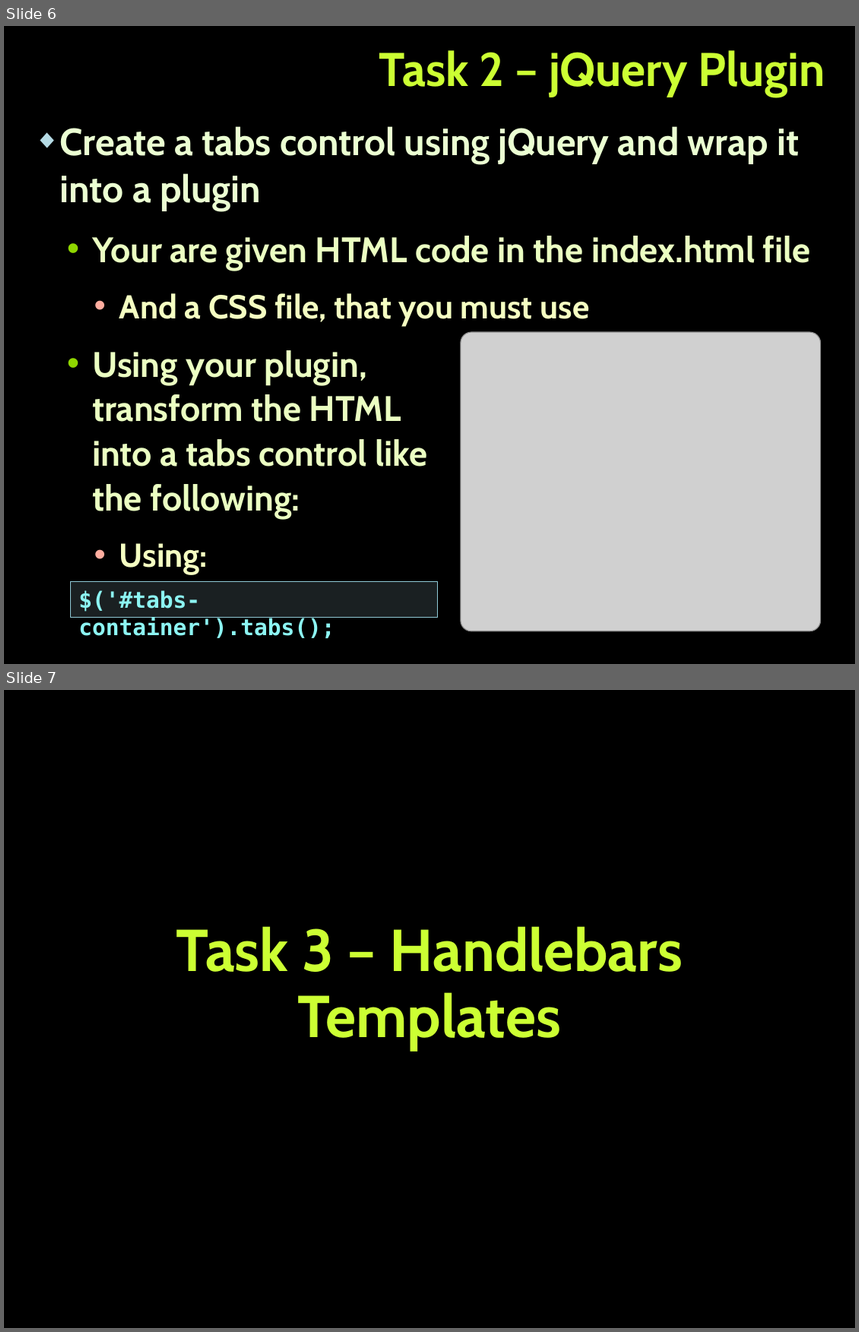
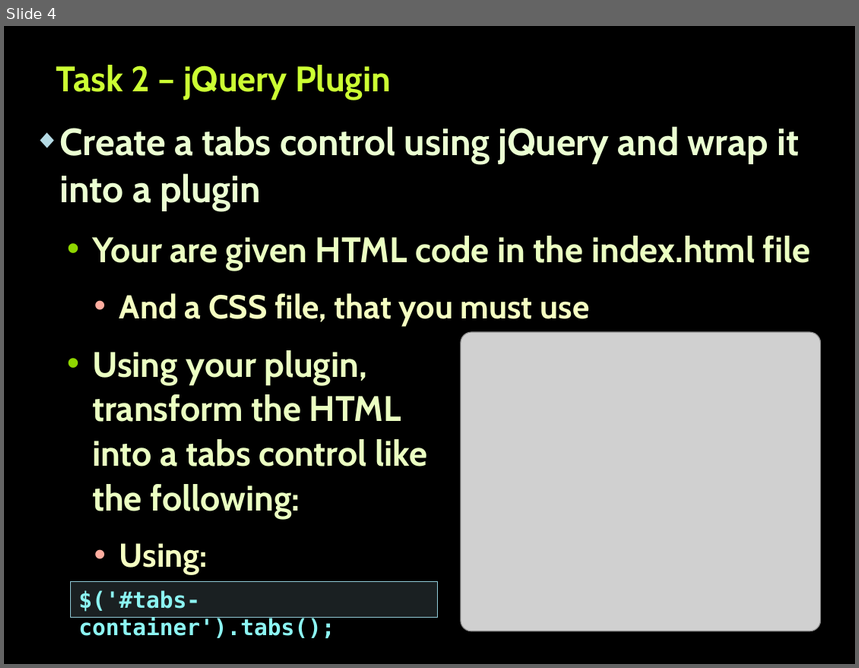
Before and after one commit to Termininja/TelerikAcademy, a slide deck: JavaScript/JS UI & DOM/12. Exam Preparation/Exam Preparation.pptx. Shown one above the other, each under a label of ours: slides 6 and 7 before the commit, slide 4 after it. The pictures are 859x1332 and 859x668 pixels, drawn with LibreOffice and Linux fonts; fonts in the diff are those of the drawing; grey boxes stand for pictures; background and template pictures are left out. Boxes give left, top, right and bottom in pixels: in the first picture for what was removed or moved away, otherwise in the second. Text is boxed around its words. In the diff, an @@ line names an element or a change of style, - is before the commit and + after.

```diff
--- a/JavaScript/JS UI & DOM/12. Exam Preparation/Exam Preparation.pptx
+++ b/JavaScript/JS UI & DOM/12. Exam Preparation/Exam Preparation.pptx
@@ slide 7 removed at bbox=[4, 690, 855, 1328], background picture (left out) @@
@@ title removed at bbox=[176, 926, 683, 1051] @@
-Task 3 – Handlebars Templates
@@ what was slide 6 is now slide 4 @@
@@ slide 4 changed as well @@
@@ title "Task 2 – jQuery Plugin": place and size @@
-title "Task 2 – jQuery Plugin" at bbox=[379, 50, 825, 97]
+title "Task 2 – jQuery Plugin" at bbox=[56, 65, 391, 100]
@@ title "Task 2 – jQuery Plugin" at bbox=[56, 65, 391, 100]: size 40 to 30 pt; alignment right to left @@
```
Also in this commit, not shown: 4 other slides changed, 2 other slides removed, 5 other files.
